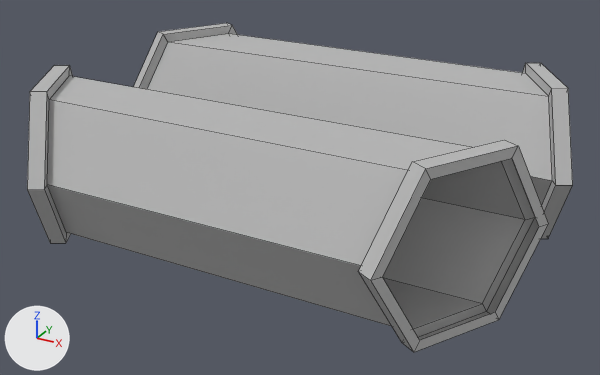
Renders of the FBX model Assets/MiniGames/Repair/Models/Pipe_SidebySide.fbx from each side of a commit.
Rendered twice from a 50 mm camera at (1.524, -2.769, 1.552) aimed at (0.029, -0.051, 0.193). The axes (+X, +Y, +Z) are drawn at lower left. The lights are the same throughout. Mesh edges are drawn as thin lines. Where no turn or scale is listed for an object, it has been applied to the vertices.

In view in the first picture: 'Pipe_SidebySide'.
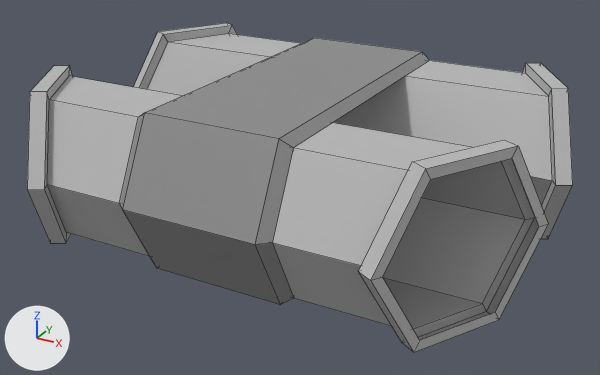
Changed parts and their boxes [x1, y1, x2, y2] in the pictures (600 x 375 px):
'Pipe_SidebySide_Brace', added: after [119, 38, 429, 305]

Patch to the scene script:
```diff
--- a/Assets/MiniGames/Repair/Models/Pipe_SidebySide.fbx.py
+++ b/Assets/MiniGames/Repair/Models/Pipe_SidebySide.fbx.py
@@ mat_pipe_grey_02 @@
+mat_pipe_grey_02 = principled_material('Pipe_Grey_02')
+mat_pipe_grey_02.base_color = (0.271, 0.271, 0.271)  # grey #8e8e8e
@@ me_mesh_001 @@
+me_mesh_001.from_pydata(...)  # 24 vertices, 19 faces; spans x -0.31..0.31, y -0.78..0.78, z 0.02..0.63
+me_mesh_001.materials.append(mat_pipe_grey_02)  # grey #8e8e8e
@@ ob_pipe_sidebyside_brace @@
+ob_pipe_sidebyside_brace = bpy.data.objects.new('Pipe_SidebySide_Brace', me_mesh_001)
+ob_pipe_sidebyside_brace.location = (0.0, 0.0, 0.0)
```
